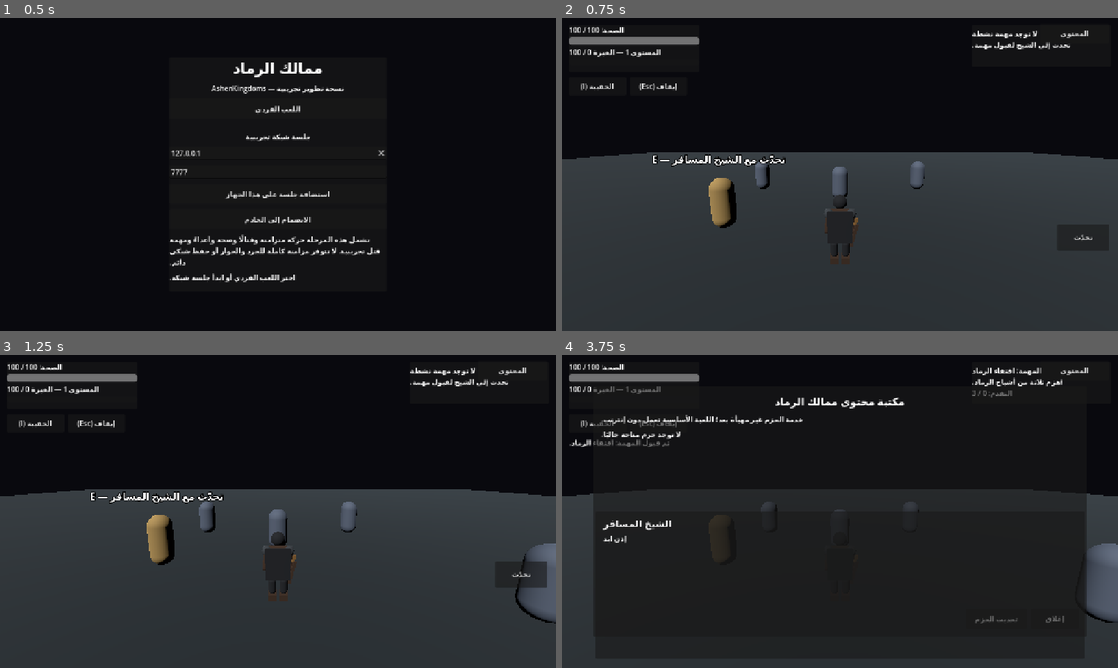
Above: before the commit, frames 1-4 (two rows, left to right).
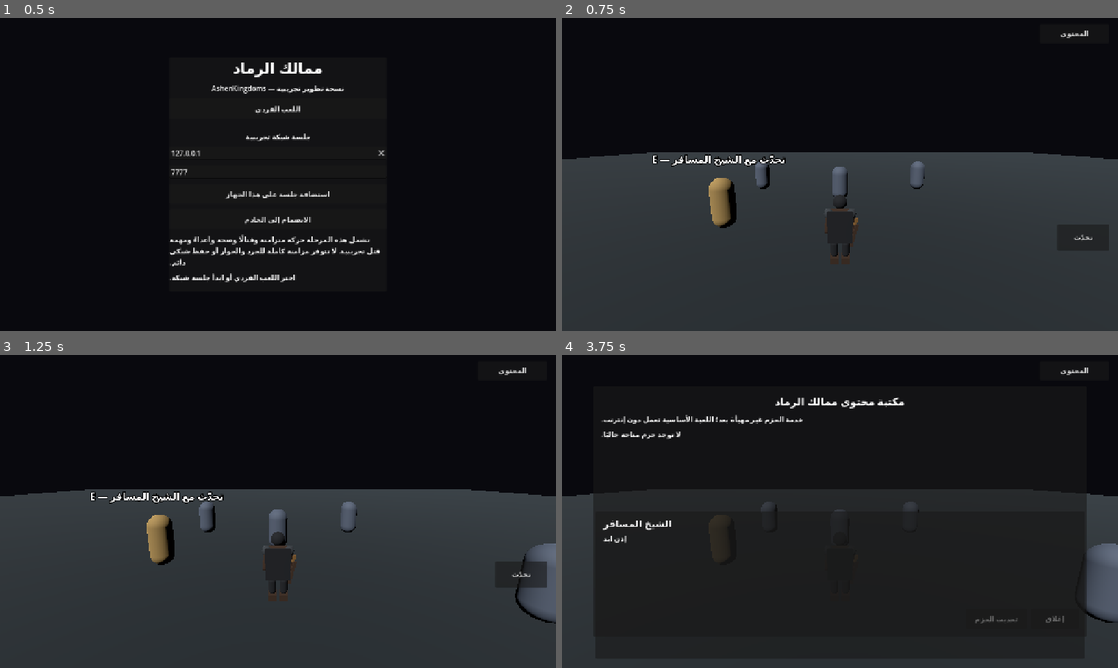
Above: after the commit, the same moments.

Repository: areagleegy/AshenKingdoms
Game: Godot game, scene res://scenes/ui/MainMenu.tscn
Two runs of this game, one before a commit and one after it. Both use one fixed random seed, a clock stepped at 60 frames per second and the inputs below.
Inputs (mouse positions are in pixels of both pictures, inside the frame that each line leads up to):
- Up to frame 1 (0.5 s): no input
- Up to frame 2 (0.75 s): click "اللعب الفردي" at 0.5 s
- Up to frame 3 (1.25 s): no input
- Up to frame 4 (3.75 s): tap Enter (ui_accept) at 1.25 s; move the mouse to (867, 511) at 1.27 s; press the mouse at (867, 511) at 1.28 s; hold W (move_forward) 1.28-2 s; tap Space (jump) at 1.52 s; release the mouse at (867, 511) at 2 s; click "متابعة" at 2 s; click "المحتوى" at 2.75 s; click "1. نعم، سأساعدك." at 3.5 s

Frame 1 is identical in both runs. In frame 2, 1.3% of the frame differs, in the area x 1-92%, y 2-24%; in frame 3, 1.3%; in frame 4, 1.5%, in the area x 1-90%, y 2-30%.
Error after the commit: Parse Error: Value of type "VBoxContainer" cannot be assigned to a variable of type "GridContainer". (res://scripts/ui/hud.gd:129)

Commit message:
Add grid-based inventory slot UI

Diff:
--- a/scripts/ui/hud.gd
+++ b/scripts/ui/hud.gd
@@ -16,7 +16,7 @@
 var _message_label: Label
 var _root: Control
 var _inventory_panel: PanelContainer
-var _inventory_list: VBoxContainer
+var _inventory_list: GridContainer
 var _pause_panel: PanelContainer
 
 
@@ -127,6 +127,9 @@
 	box.add_child(title_label)
 
 	_inventory_list = VBoxContainer.new()
+	_inventory_list.columns = 6
+	_inventory_list.add_theme_constant_override("h_separation", 8)
+	_inventory_list.add_theme_constant_override("v_separation", 8)
 	box.add_child(_inventory_list)
 
 	var close_button := Button.new()
@@ -314,21 +317,38 @@
 		return
 
 	var slots: Array = _inventory.get("slots")
-	var has_items := false
 	for index in range(slots.size()):
 		var slot: Dictionary = slots[index]
-		if slot.is_empty():
-			continue
-		var item = slot.get("item")
-		if item == null:
-			continue
-		has_items = true
 		var item_button := Button.new()
-		item_button.text = "%s × %d" % [String(item.get("display_name")), int(slot.get("amount", 1))]
-		item_button.pressed.connect(_on_inventory_item_pressed.bind(index))
+		item_button.custom_minimum_size = Vector2(54.0, 54.0)
+		item_button.size_flags_horizontal = Control.SIZE_EXPAND_FILL
+		item_button.size_flags_vertical = Control.SIZE_EXPAND_FILL
+		item_button.tooltip_text = "خانة فارغة"
+
+		if not slot.is_empty():
+			var item: ItemResource = slot.get("item") as ItemResource
+			if item != null:
+				var amount := maxi(1, int(slot.get("amount", 1)))
+				item_button.text = str(amount) if amount > 1 else ""
+				item_button.tooltip_text = "%s\n%s\nالكمية: %d / %d" % [
+					item.display_name,
+					item.description,
+					amount,
+					item.max_stack
+				]
+				if item.icon != null:
+					item_button.icon = item.icon
+					item_button.expand_icon = true
+				else:
+					item_button.text = "%s\n%s" % [item.display_name, str(amount) if amount > 1 else ""]
+				item_button.pressed.connect(_on_inventory_item_pressed.bind(index))
+		else:
+			item_button.text = "—"
+			item_button.disabled = true
+
 		_inventory_list.add_child(item_button)
 
-	if not has_items:
+	if slots.is_empty():
 		var empty_label := Label.new()
 		empty_label.text = "الحقيبة فارغة"
 		_inventory_list.add_child(empty_label)
